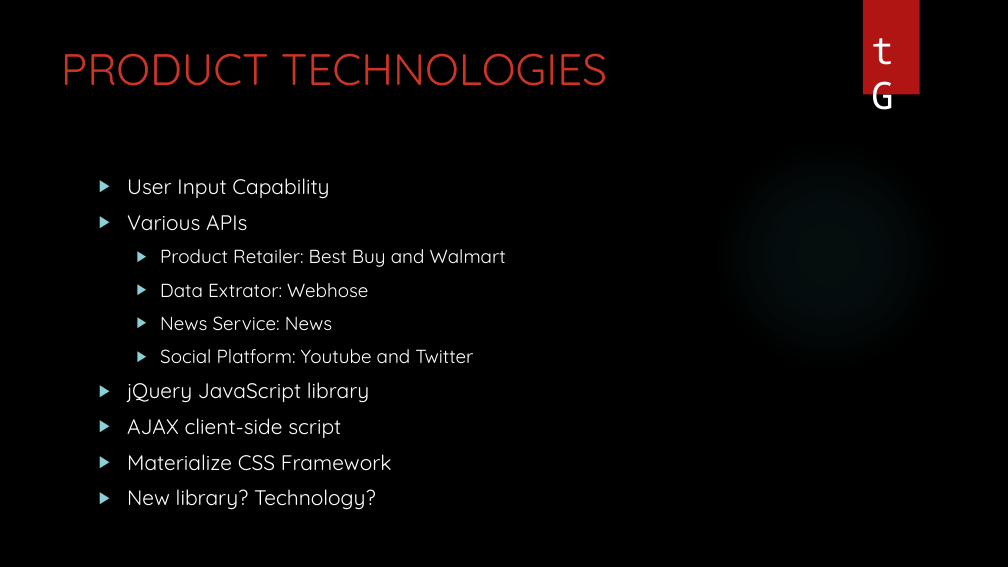
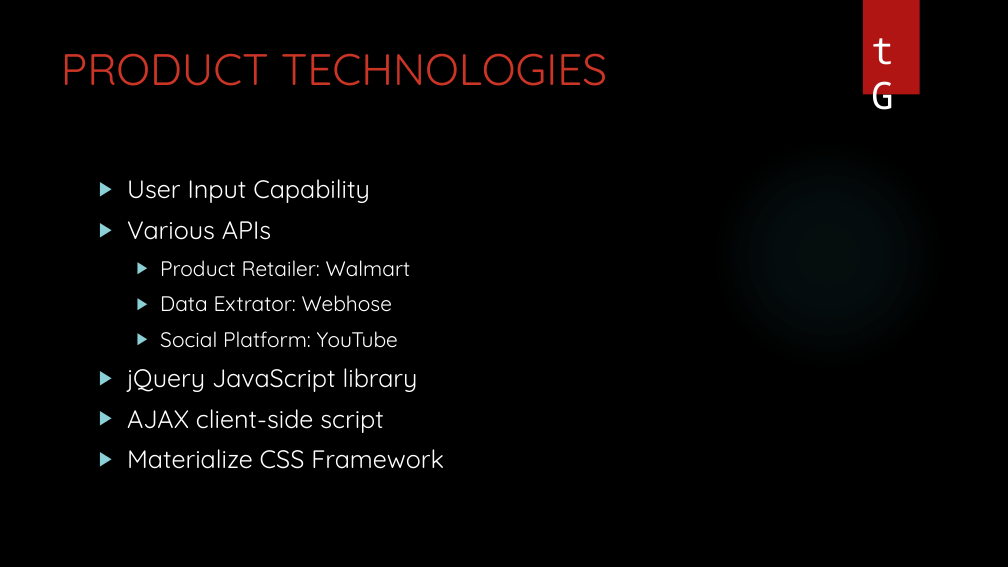
Before and after one commit to sbribrowne/Project-One-Team-One, a slide deck: slide 5 of techGine-presentation.pptx. Drawn at 1008x567 pixels with LibreOffice and Linux fonts; fonts in the diff are those of the drawing; background and template pictures are left out. Boxes give left, top, right and bottom in pixels: in the first picture for what was removed or moved away, otherwise in the second. Text is boxed around its words. In the diff, an @@ line names an element or a change of style, - is before the commit and + after.

```diff
--- a/techGine-presentation.pptx
+++ b/techGine-presentation.pptx
@@ text at [127, 179, 444, 469]: size 20 to 24 pt in "User Input Capability", "Various APIs", "jQuery JavaScript library", "AJAX client-side script" and 1 more places; size 18 to 20 pt in "Data Extrator: Webhose" @@
@@ text at [160, 260, 411, 277]: text changed; size 18 to 20 pt @@
-  ▶ Product Retailer: Best Buy and Walmart
+  ▶ Product Retailer: Walmart
@@ text at [160, 331, 398, 348]: text changed; size 18 to 20 pt @@
-  ▶ News Service: News
-  ▶ Social Platform: Youtube and Twitter
+  ▶ Social Platform: YouTube
@@ text at [127, 489, 376, 510]: paragraph removed @@
-▶ New library? Technology?
```
Also in this commit, not shown: 6 other slides changed.
